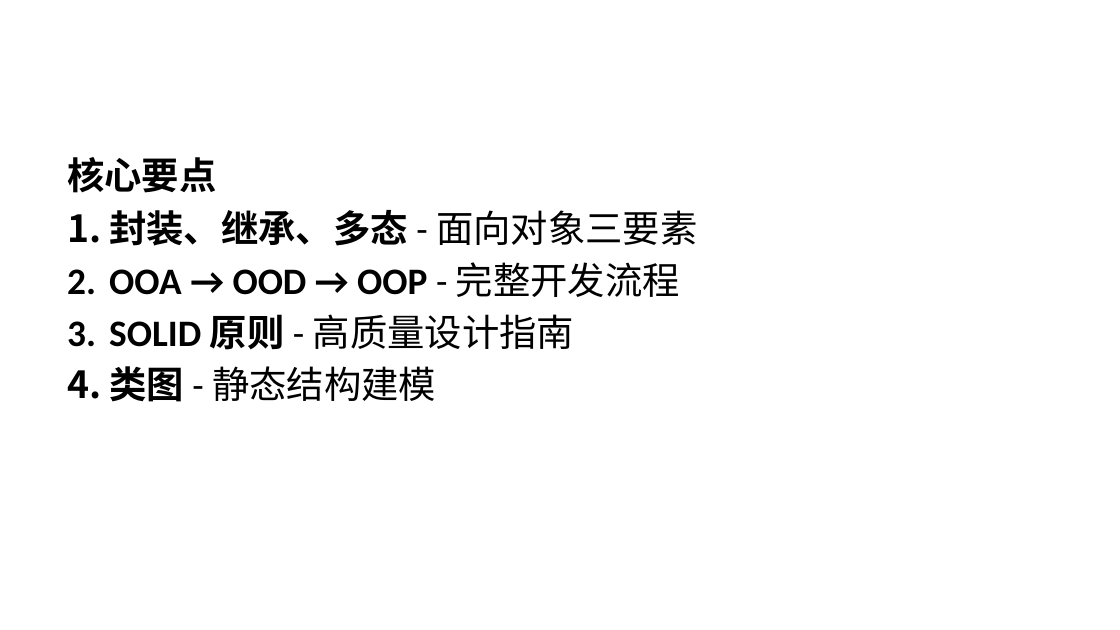
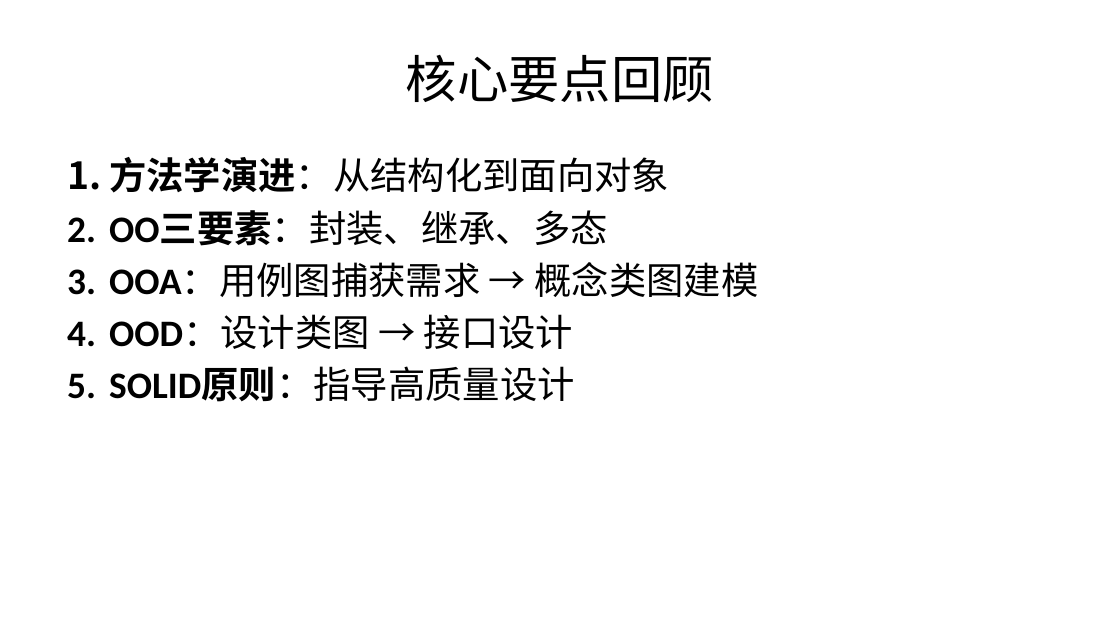
Before and after one commit to yinglichina8848/sqlrustgo, a slide deck: slide 49 of docs/教学计划/PPT/第3讲-面向对象分析设计与实现.pptx (slide 29 before the commit). Drawn at 1120x630 pixels with LibreOffice and Linux fonts; fonts in the diff are those of the drawing. Boxes give left, top, right and bottom in pixels: in the first picture for what was removed or moved away, otherwise in the second. Text is boxed around its words. In the diff, an @@ line names an element or a change of style, - is before the commit and + after.

Commit message:
docs: 重新组织第3讲PPT结构 - OOA用用例图→概念类图

```diff
--- a/docs/教学计划/PPT/第3讲-面向对象分析设计与实现.pptx
+++ b/docs/教学计划/PPT/第3讲-面向对象分析设计与实现.pptx
@@ title added at <box>406,55,714,102</box>, 33 pt, text #000000 @@
+核心要点回顾
@@ text at <box>109,157,759,402</box>: text changed; bold off @@
-核心要点
-1. 封装、继承、多态 - 面向对象三要素
-2. OOA → OOD → OOP - 完整开发流程
-3. SOLID 原则 - 高质量设计指南
-4. 类图 - 静态结构建模
+1. 方法学演进：从结构化到面向对象
+2. OO三要素：封装、继承、多态
+3. OOA：用例图捕获需求 → 概念类图建模
+4. OOD：设计类图 → 接口设计
+5. SOLID原则：指导高质量设计
```
Also in this commit, not shown: 17 other slides changed, 34 slides added, 13 slides removed.
